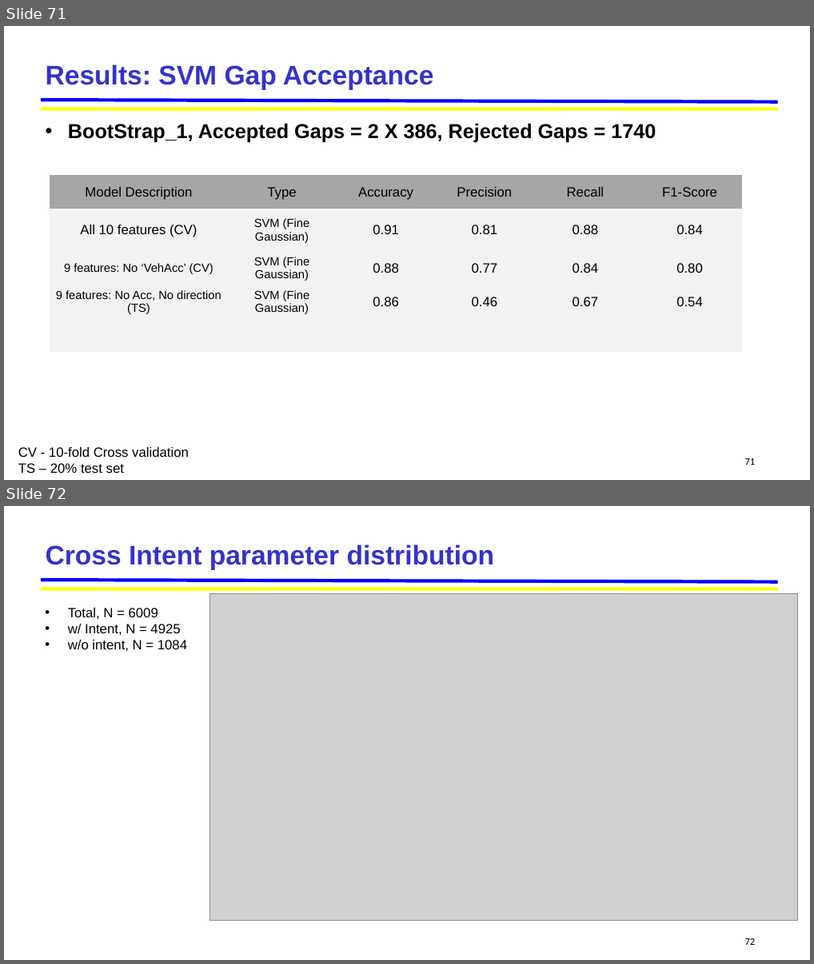
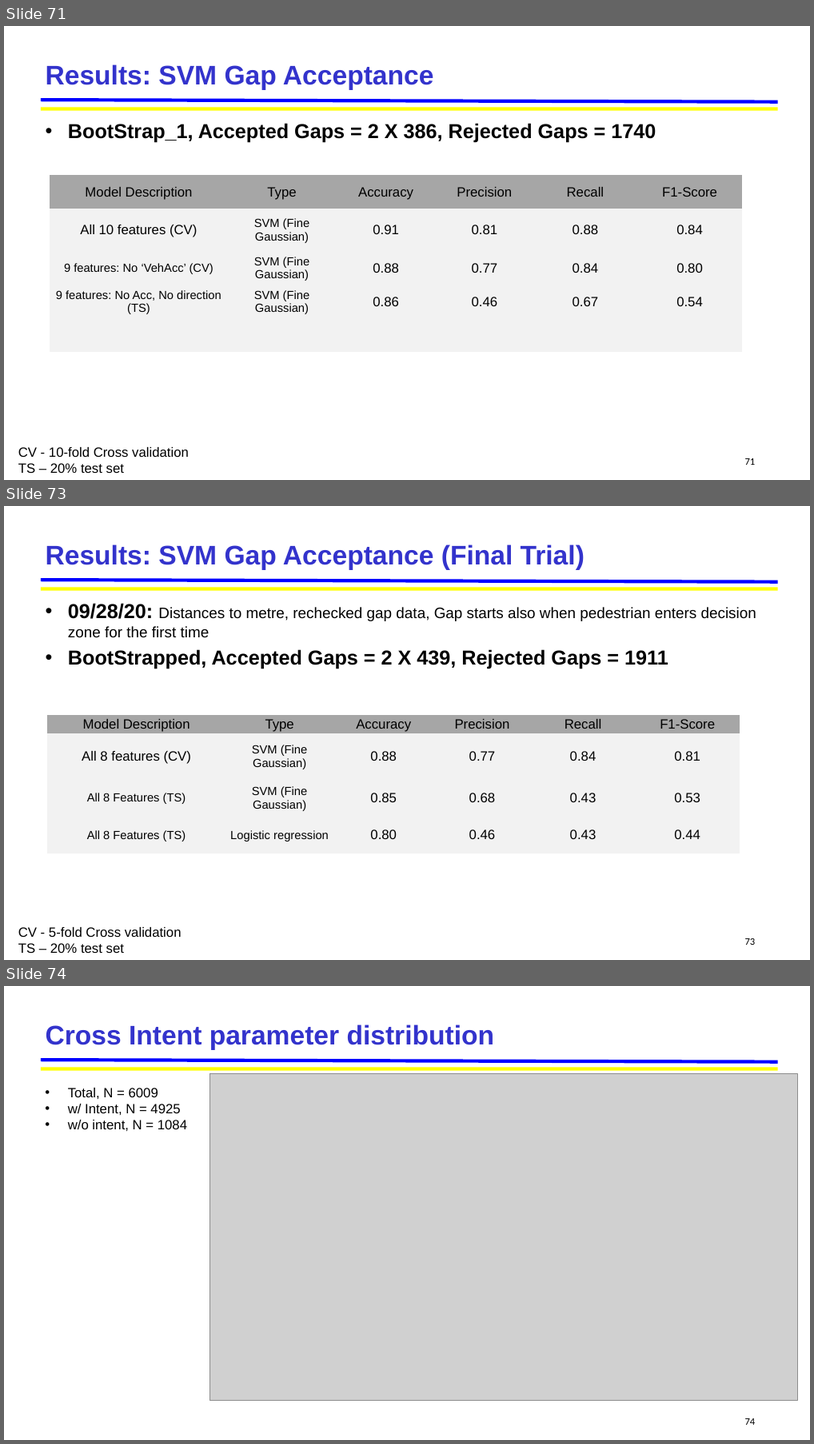
Before and after one commit to jskumaar/pedestrianHybridModel, a slide deck: Pedestrian_Hybrid_Model [Autosaved].pptx. Shown one above the other, each under a label of ours: slides 71 and 72 before the commit, slides 71, 73 and 74 after it; the slides between them are not shown. The pictures are 814x964 and 814x1444 pixels, drawn with LibreOffice and Linux fonts; fonts in the diff are those of the drawing; grey boxes stand for pictures; background and template pictures are left out. Boxes give left, top, right and bottom in pixels: in the first picture for what was removed or moved away, otherwise in the second. Text is boxed around its words. In the diff, an @@ line names an element or a change of style, - is before the commit and + after.

```diff
--- a/Pedestrian_Hybrid_Model [Autosaved].pptx
+++ b/Pedestrian_Hybrid_Model [Autosaved].pptx
@@ slide 73 added at (4, 506, 810, 960), background #FFFFFF; not listed: 2 template elements that a slide beside it also shows @@
@@ title added at (46, 544, 585, 570), 32 pt, text #3333CC, bold @@
+Results: SVM Gap Acceptance (Final Trial)
@@ text added at (68, 603, 757, 669), 18 pt, text #000000 @@
+• 09/28/20: Distances to metre, rechecked gap data, Gap starts also when pedestrian enters decision zone for the first time
+• BootStrapped, Accepted Gaps = 2 X 439, Rejected Gaps = 1911
@@ table added at (47, 715, 741, 853), 4 rows, 6 columns @@
+Model Description | Type | Accuracy | Precision | Recall | F1-Score
+All 8 features (CV) | SVM (Fine Gaussian) | 0.88 | 0.77 | 0.84 | 0.81
+All 8 Features (TS) | SVM (Fine Gaussian) | 0.85 | 0.68 | 0.43 | 0.53
+All 8 Features (TS) | Logistic regression | 0.80 | 0.46 | 0.43 | 0.44
@@ text added at (18, 927, 182, 952), 16 pt, text #000000 @@
+CV - 5-fold Cross validation
+TS – 20% test set
@@ page number added at (746, 938, 756, 944), 12 pt, text #000000 @@
+73
@@ what was slide 72 is now slide 74 @@
@@ page number at (746, 1418, 756, 1424): text changed @@
-72
+74
```
Also in this commit, not shown: 5 slides changed, 2 other slides added, 47 other files.
